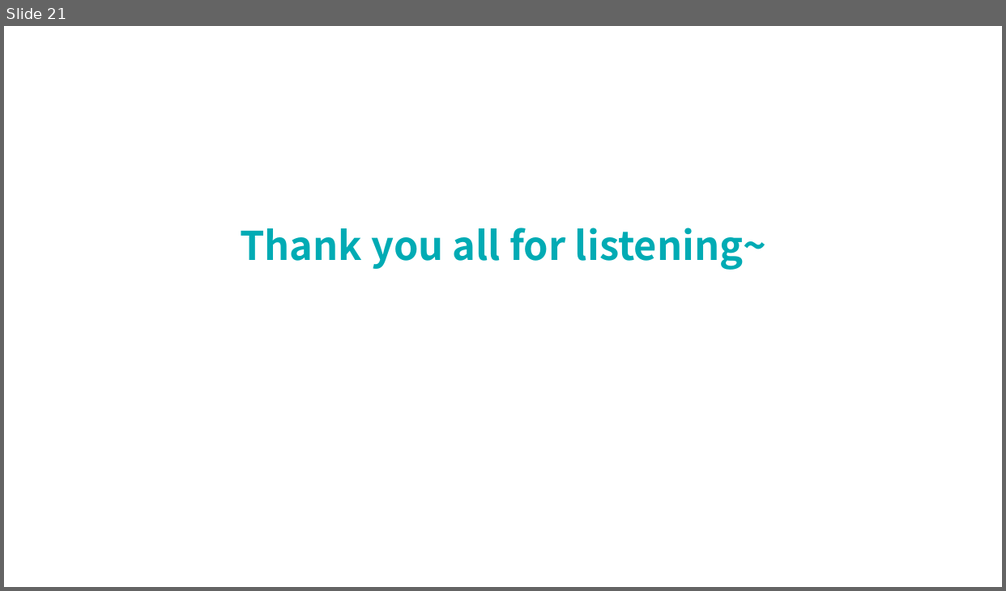
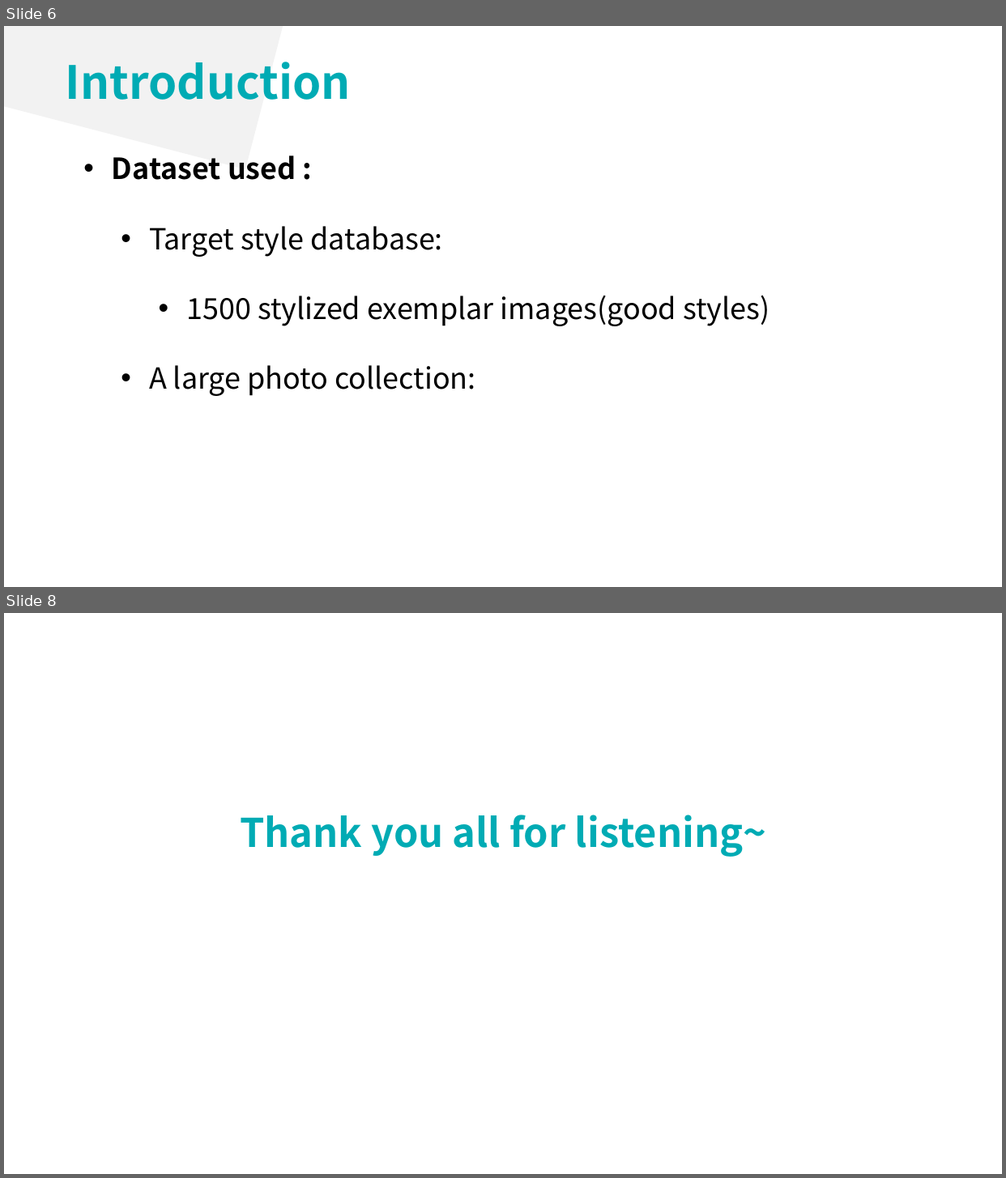
Before and after one commit to lsyoath/sheepy, a slide deck: ComputerVision.pptx. Shown one above the other, each under a label of ours: slide 21 before the commit, slides 6 and 8 after it; the slides between them are not shown. The pictures are 1006x591 and 1006x1178 pixels, drawn with LibreOffice and Linux fonts; fonts in the diff are those of the drawing. Boxes give left, top, right and bottom in pixels: in the first picture for what was removed or moved away, otherwise in the second. Text is boxed around its words. In the diff, an @@ line names an element or a change of style, - is before the commit and + after.

```diff
--- a/ComputerVision.pptx
+++ b/ComputerVision.pptx
@@ slide 6 added at [4, 26, 1002, 587], background #FFFFFF @@
@@ rectangle added at [4, 26, 388, 169], fill #F2F2F2 @@
@@ text added at [66, 62, 351, 100], 44 pt, text #00ABB4, bold @@
+Introduction
@@ text added at [112, 156, 769, 396], 28 pt, text #000000 @@
+• Dataset used :
+  • Target style database:
+    • 1500 stylized exemplar images(good styles)
+  • A large photo collection:
@@ what was slide 21 is now slide 8 @@
```
Also in this commit, not shown: 1 slide changed, 5 other slides added, 19 slides removed.
